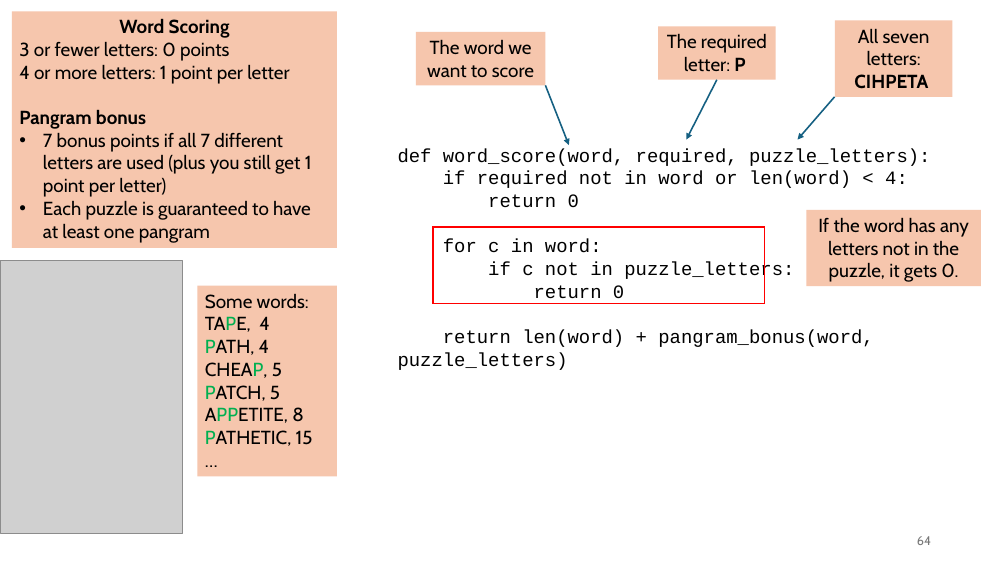
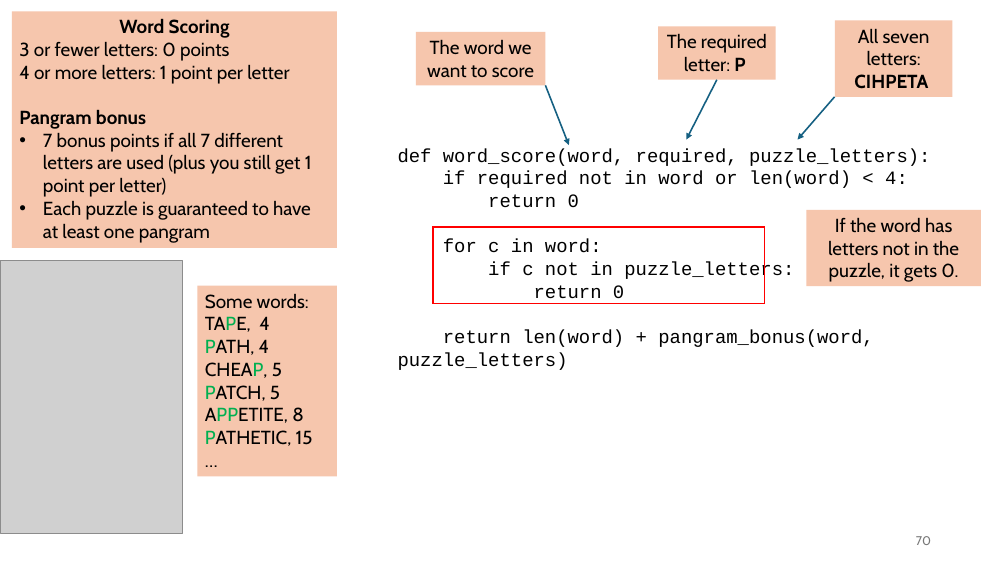
Before and after one commit to tjd1234/cmpt120spring2026, a slide deck: slide 70 of lecture_notes/chapter7/chapter7.pptx (slide 64 before the commit). Drawn at 1008x567 pixels with LibreOffice and Linux fonts; fonts in the diff are those of the drawing; grey boxes stand for pictures. Boxes give left, top, right and bottom in pixels: in the first picture for what was removed or moved away, otherwise in the second. Text is boxed around its words. In the diff, an @@ line names an element or a change of style, - is before the commit and + after.

```diff
--- a/lecture_notes/chapter7/chapter7.pptx
+++ b/lecture_notes/chapter7/chapter7.pptx
@@ text in rectangle at [828,217,959,282]: text changed @@
-If the word has any letters not in the puzzle, it gets 0.
+If the word has letters not in the puzzle, it gets 0.
@@ page number at [916,536,931,545]: text changed @@
-64
+70
```
Also in this commit, not shown: 18 other slides changed, 6 slides added, 2 other files.
